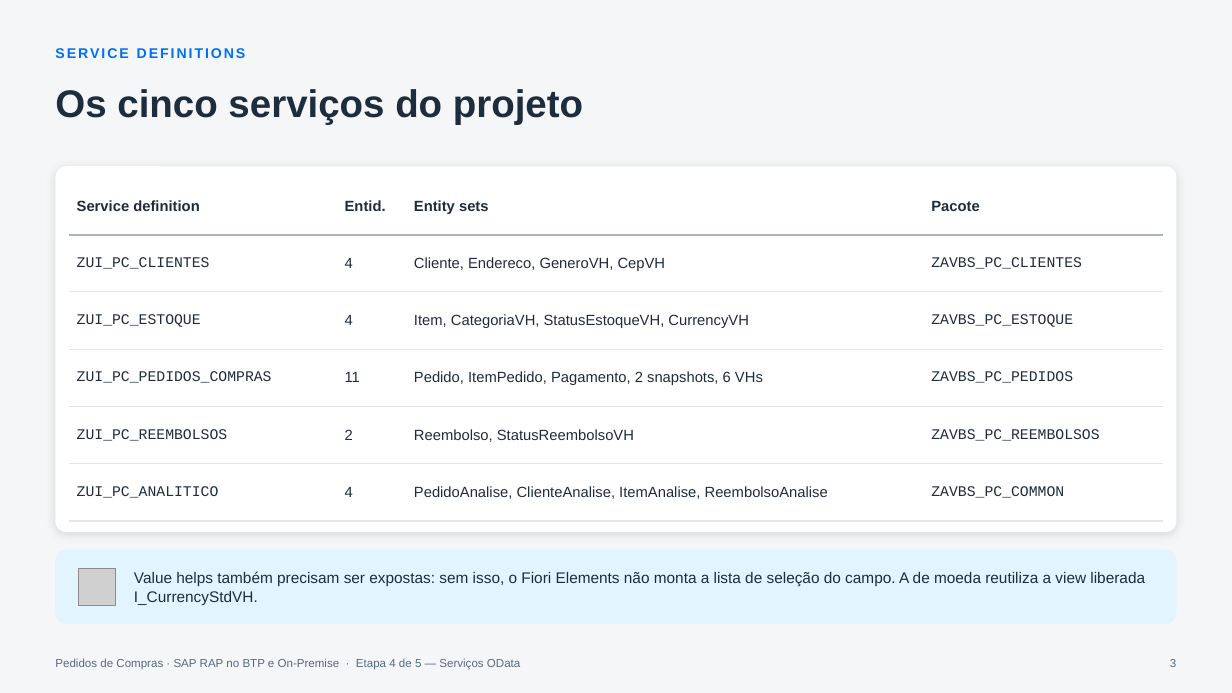
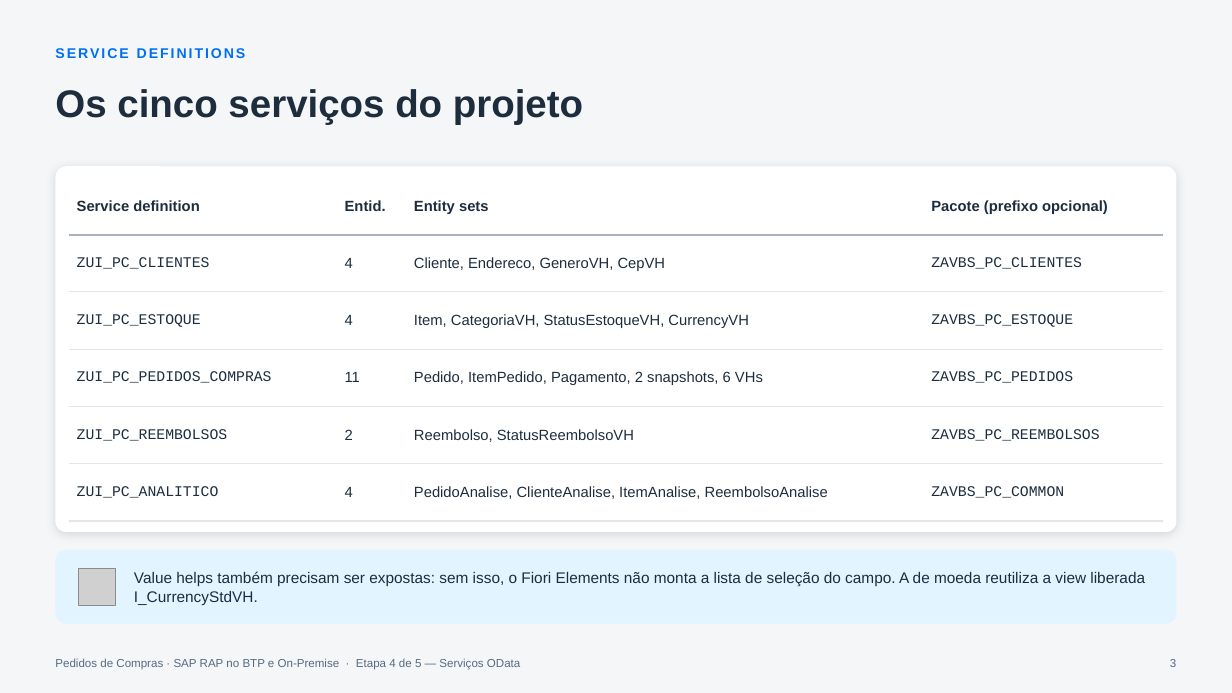
Before and after one commit to AdrianoBispo/sap-abap-rap-pedidos-de-compras-app, a slide deck: slide 3 of docs/apresentacoes/04-servicos-odata.pptx. Drawn at 1232x693 pixels with LibreOffice and Linux fonts; fonts in the diff are those of the drawing; grey boxes stand for pictures. Boxes give left, top, right and bottom in pixels: in the first picture for what was removed or moved away, otherwise in the second. Text is boxed around its words. In the diff, an @@ line names an element or a change of style, - is before the commit and + after.

```diff
--- a/docs/apresentacoes/04-servicos-odata.pptx
+++ b/docs/apresentacoes/04-servicos-odata.pptx
@@ table at [69,177,1163,503] @@
-row 1, column 4: Pacote
+row 1, column 4: Pacote (prefixo opcional)
```
Also in this commit, not shown: 3 other files.
